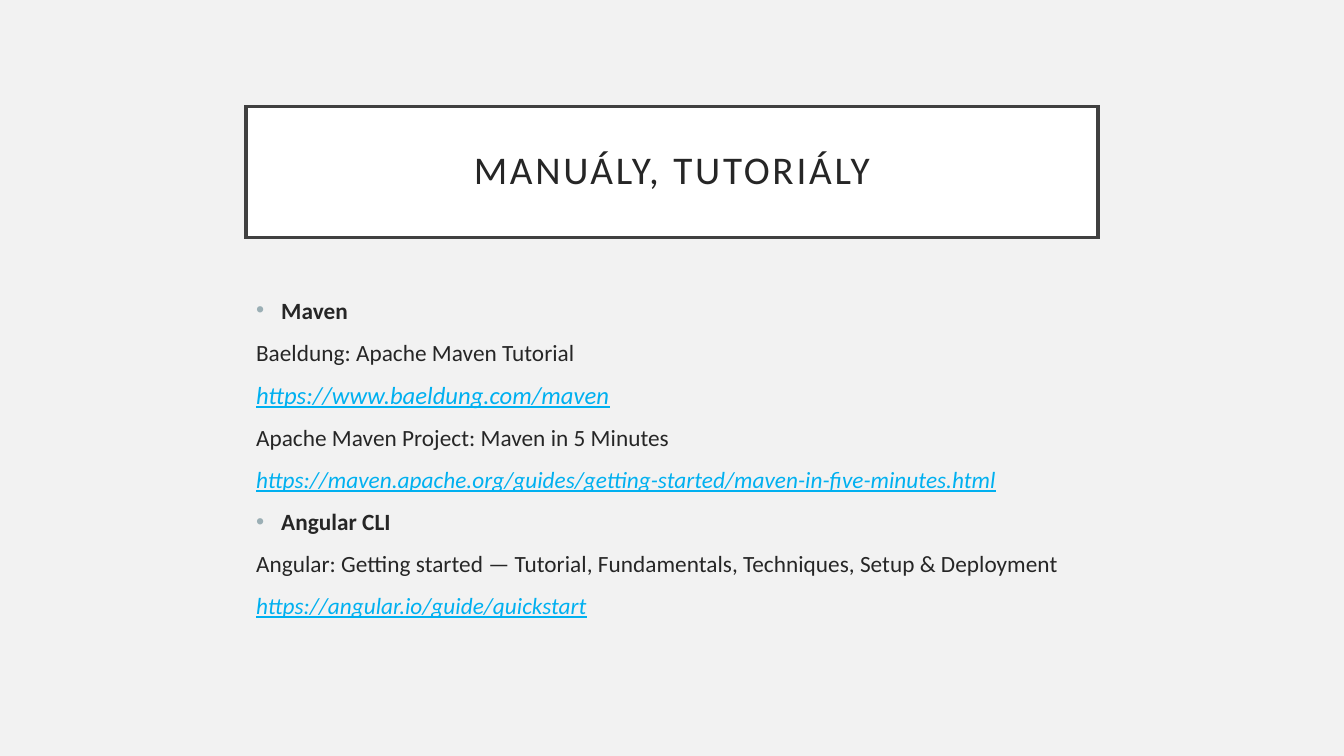
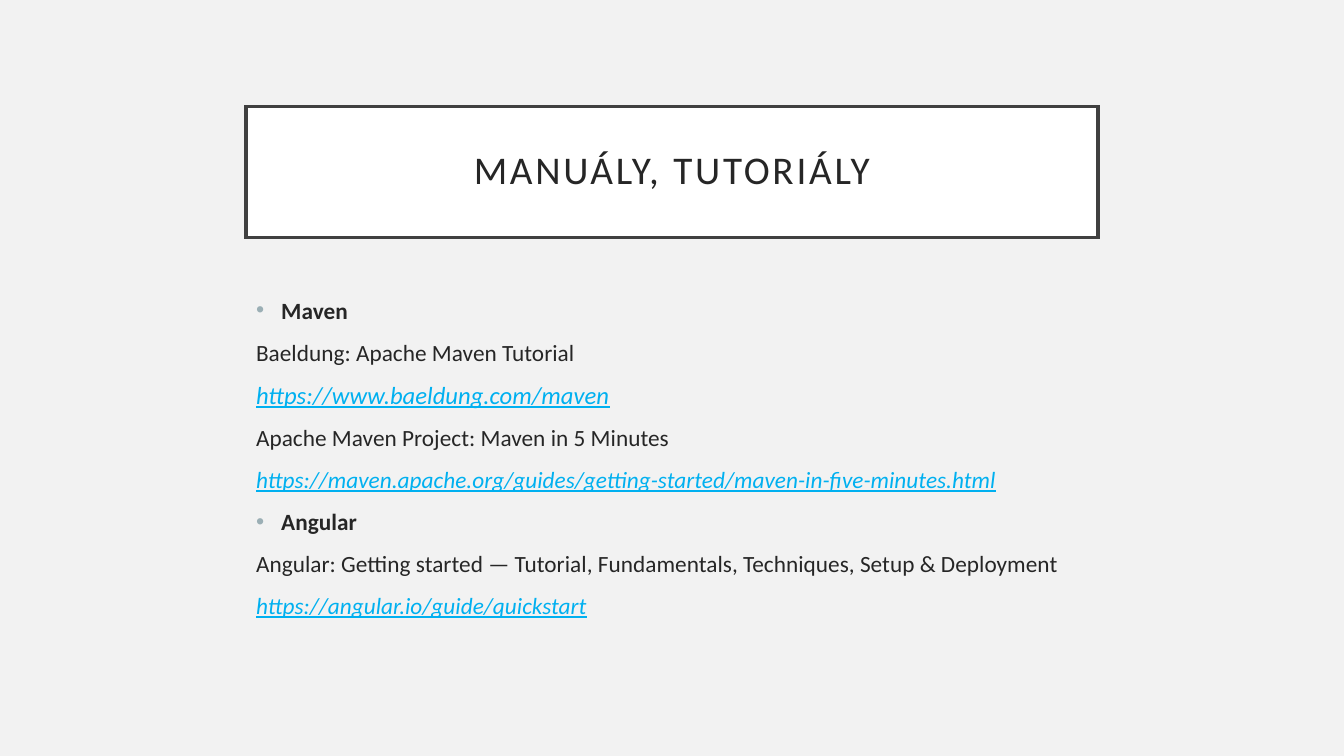
Before and after one commit to toma-s/agile-xp, a slide deck: slide 6 of thesis/Sources.pptx. Drawn at 1344x756 pixels with LibreOffice and Linux fonts; fonts in the diff are those of the drawing. Boxes give left, top, right and bottom in pixels: in the first picture for what was removed or moved away, otherwise in the second. Text is boxed around its words. In the diff, an @@ line names an element or a change of style, - is before the commit and + after.

```diff
--- a/thesis/Sources.pptx
+++ b/thesis/Sources.pptx
@@ text at bbox=[281, 513, 357, 534]: text changed @@
-• Angular CLI
+• Angular
```
Also in this commit, not shown: 3 other slides changed, 1 other file.
